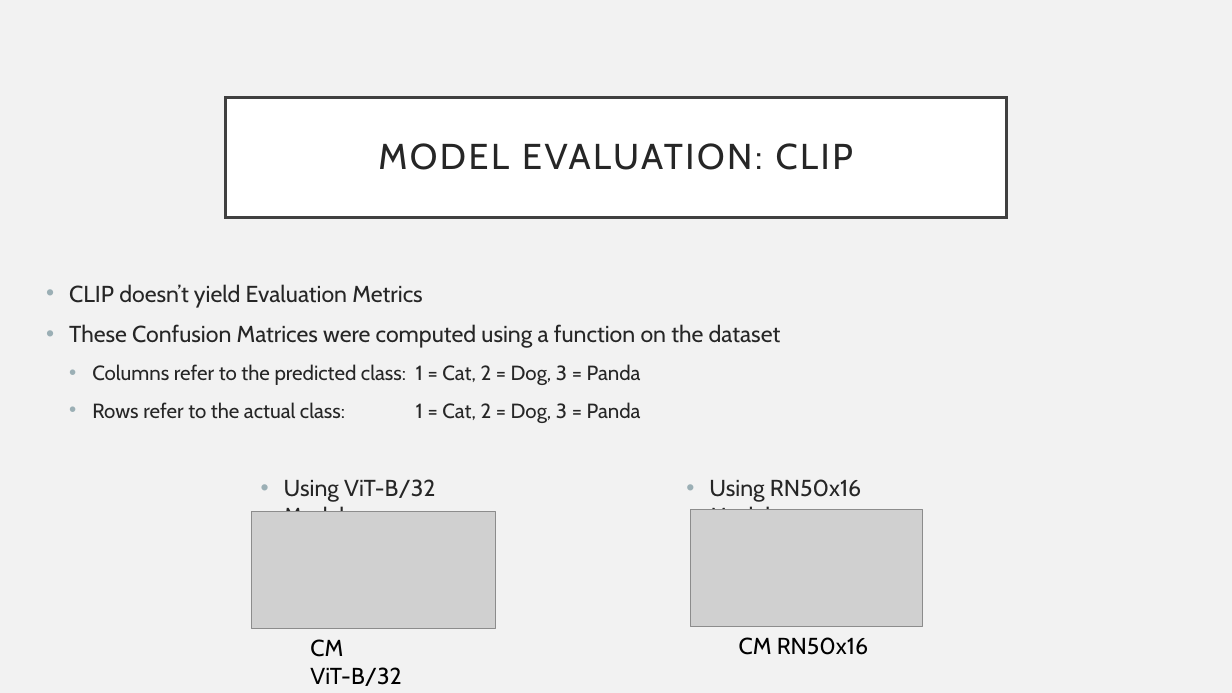
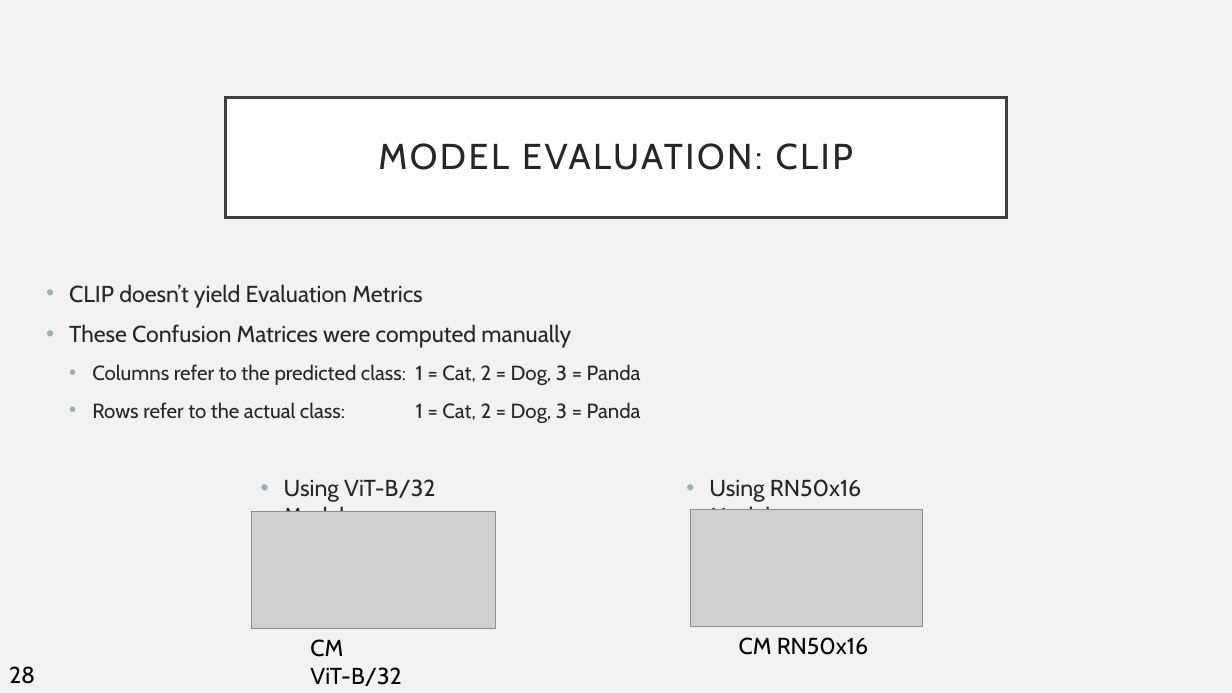
Before and after one commit to EZRA-DVLPR/MachineLearning-Comp542, a slide deck: slide 29 of group_proj/presentations/FinalPresentation.pptx (slide 22 before the commit). Drawn at 1232x693 pixels with LibreOffice and Linux fonts; fonts in the diff are those of the drawing; grey boxes stand for pictures. Boxes give left, top, right and bottom in pixels: in the first picture for what was removed or moved away, otherwise in the second. Text is boxed around its words. In the diff, an @@ line names an element or a change of style, - is before the commit and + after.

```diff
--- a/group_proj/presentations/FinalPresentation.pptx
+++ b/group_proj/presentations/FinalPresentation.pptx
@@ text at [69, 324, 571, 348]: text changed @@
-• These Confusion Matrices were computed using a function on the dataset
+• These Confusion Matrices were computed manually
@@ text added at [9, 666, 35, 684], 18 pt, text #000000 @@
+28
```
Also in this commit, not shown: 33 other slides changed, 12 slides added, 5 slides removed, 1 other file.
